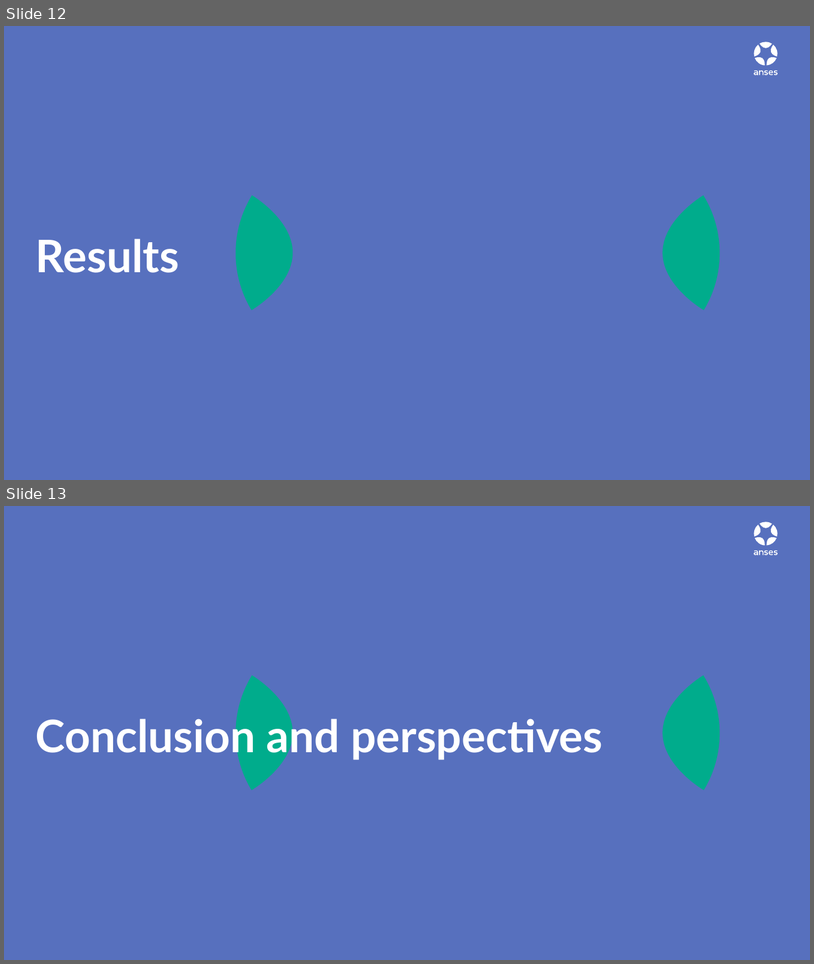
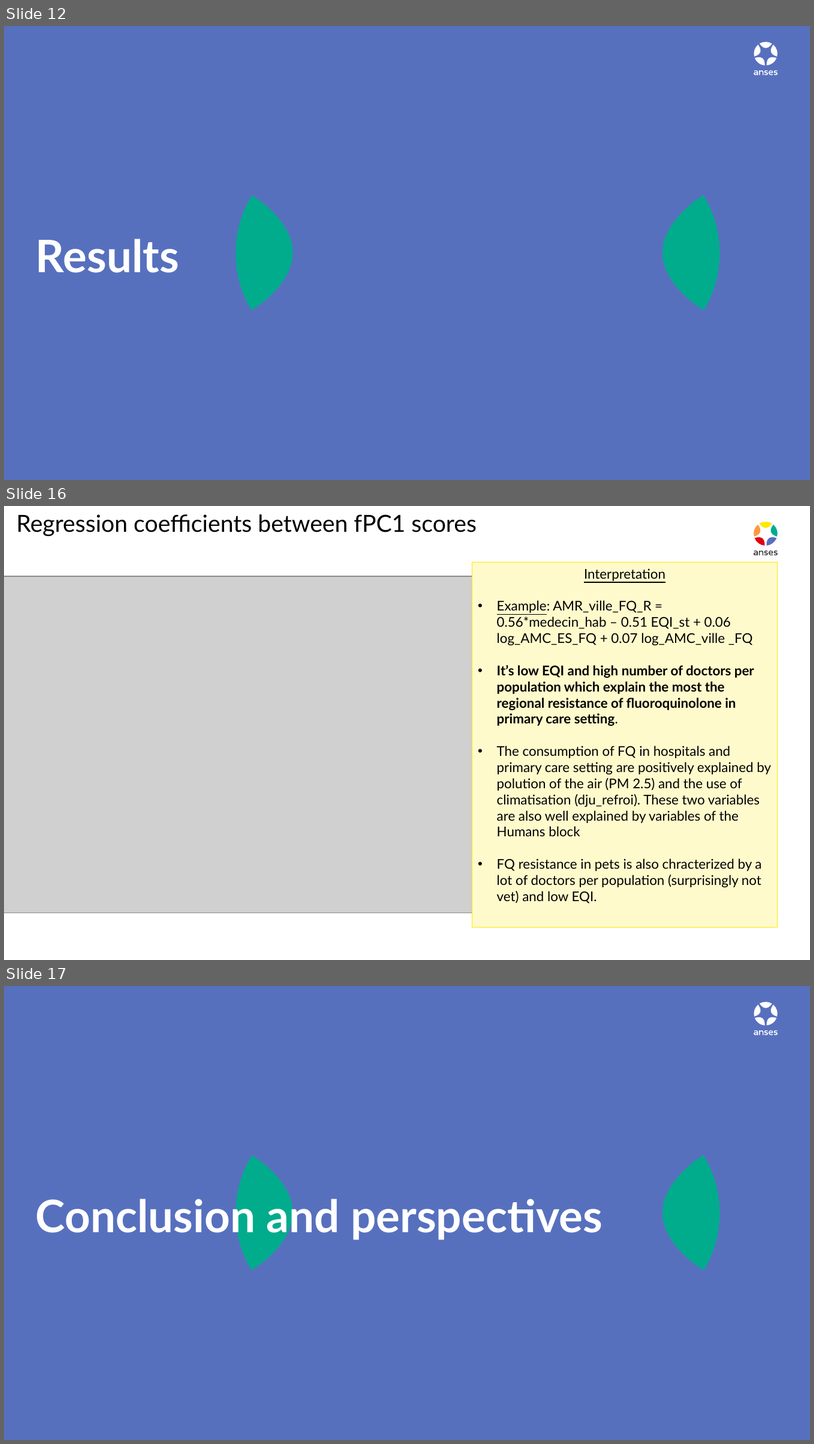
Before and after one commit to GMarTT/Agrostat-Dijon, a slide deck: diaporama/diapo_agrostat_v1.pptx. Shown one above the other, each under a label of ours: slides 12 and 13 before the commit, slides 12, 16 and 17 after it; the slides between them are not shown. The pictures are 814x964 and 814x1444 pixels, drawn with LibreOffice and Linux fonts; fonts in the diff are those of the drawing; grey boxes stand for pictures. Boxes give left, top, right and bottom in pixels: in the first picture for what was removed or moved away, otherwise in the second. Text is boxed around its words. In the diff, an @@ line names an element or a change of style, - is before the commit and + after.

```diff
--- a/diaporama/diapo_agrostat_v1.pptx
+++ b/diaporama/diapo_agrostat_v1.pptx
@@ slide 16 added at box(4, 506, 810, 960), background #FFFFFF @@
@@ text added at box(17, 514, 477, 536), 28 pt, text #000000 @@
+Regression coefficients between fPC1 scores
@@ group added at box(754, 522, 779, 556): 10 freeform shapes @@
@@ picture added at box(4, 576, 475, 913) @@
@@ rectangle added at box(472, 562, 779, 927), fill #FFFACC, outline #FFE800 0.75 pt, 16 pt, text #000000 @@
+Interpretation
+• Example: AMR_ville_FQ_R = 0.56*medecin_hab – 0.51 EQI_st + 0.06 log_AMC_ES_FQ + 0.07 log_AMC_ville _FQ
+• It’s low EQI and high number of doctors per population which explain the most the regional resistance of fluoroquinolone in primary care setting.
+• The consumption of FQ in hospitals and primary care setting are positively explained by polution of the air (PM 2.5) and the use of climatisation (dju_refroi). These two variables are also well explained by variables of the Humans block
+• FQ resistance in pets is also chracterized by a lot of doctors per population (surprisingly not vet) and low EQI.
@@ what was slide 13 is now slide 17 @@
```
Also in this commit, not shown: 3 slides changed, 5 other slides added, 5 other files.
